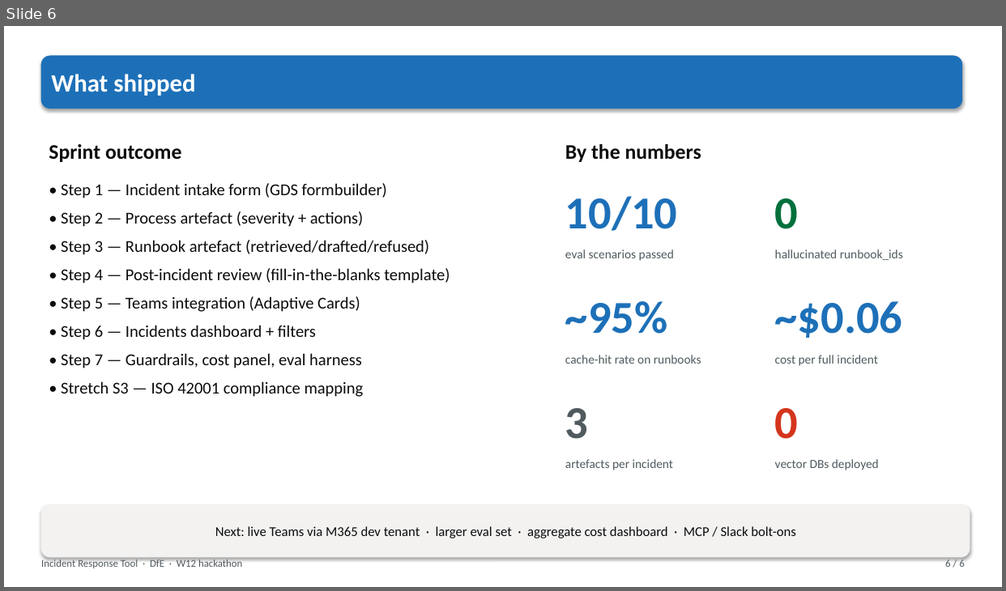
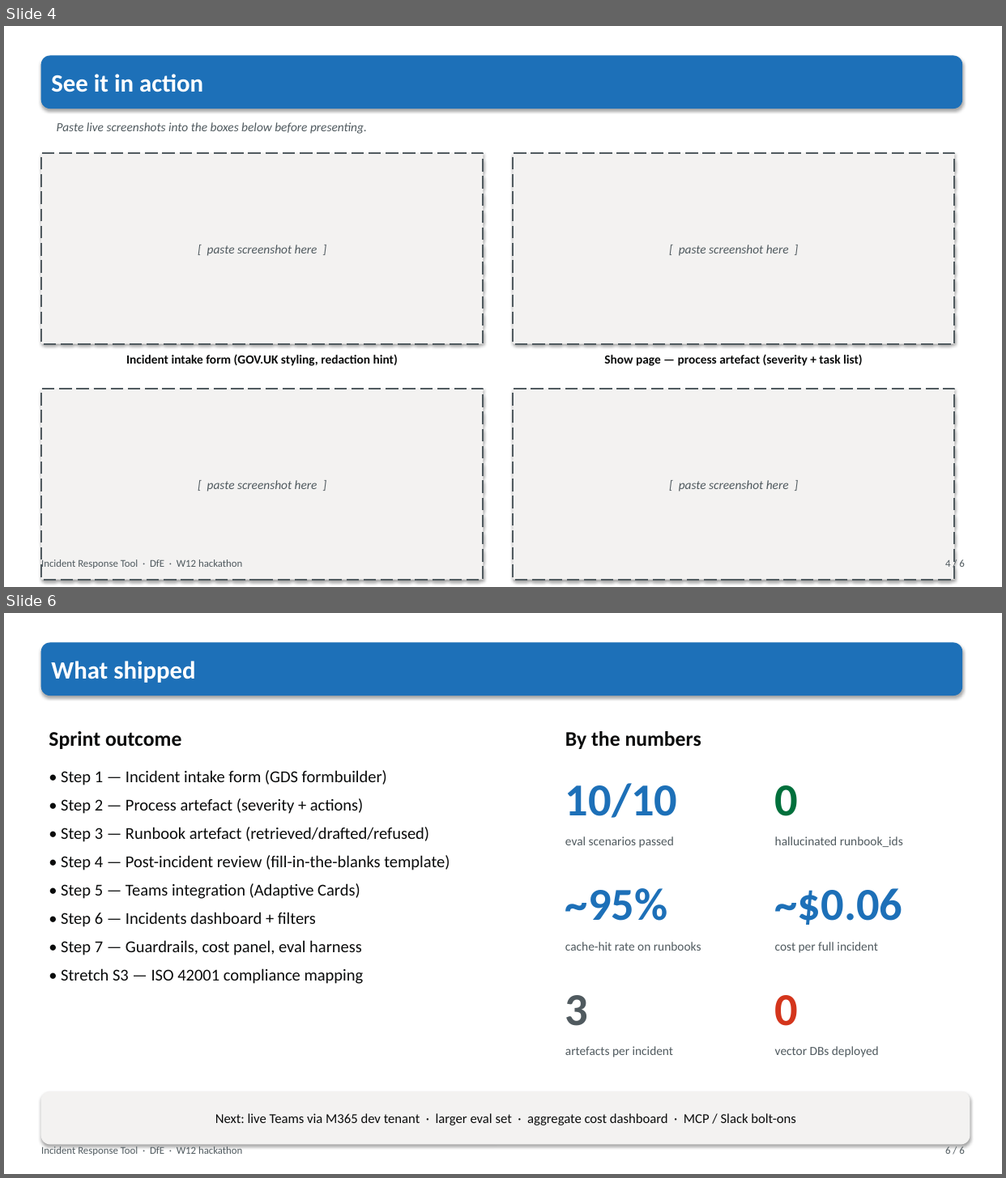
Before and after one commit to DFE-Digital/incident-response-tool, a slide deck: docs/incident-response-tool.pptx. Shown one above the other, each under a label of ours: slide 6 before the commit, slides 4 and 6 after it; the slides between them are not shown. The pictures are 1006x591 and 1006x1178 pixels, drawn with LibreOffice and Linux fonts; fonts in the diff are those of the drawing. Boxes give left, top, right and bottom in pixels: in the first picture for what was removed or moved away, otherwise in the second. Text is boxed around its words. In the diff, an @@ line names an element or a change of style, - is before the commit and + after.

Commit message:
Rework deck: intro, user journey, screenshots, next steps; drop cost + CAG slides
Restructured per user direction:

1. Title (kept, tagline changed to "Turning panic into a shape").
2. NEW — Introduction framed around poor incident management as a
   cause of friction and panic. Two-column: "the pattern we see"
   (five bullets naming the actual on-caller experience) and "the
   effect" (Panic / Friction / Repeat incidents). Callout at the
   bottom: this is a coordination problem AI can help with without
   replacing the humans fixing.
3. NEW — User journey expanded. Eight numbered steps in a 3×3 grid
   (with the 7th/8th spanning wider): report → get process → find
   runbook → fix → mark resolved → get retro draft. Plus the two
   cross-cutting ones (Teams thread post + telemetry/eval). Ends
   on the guiding principle "the tool helps. It does not decide,
   and it does not run commands."
4. NEW — "See it in action" — 2×2 grid of dashed-border placeholder
   boxes with captions naming the four screenshots to paste in
   before presenting (intake form, process artefact, runbook,
   review/Teams card).
5. NEW — "What we'd do next" as a full slide: two columns
   (Product / Trust and scale) each with 6-7 bullets covering
   live Teams via M365 dev tenant, MCP / Slack bolt-ons, streaming,
   larger eval + adversarial bucket, drift detection, cost
   dashboard, RAG migration at scale, ISO 42001 gap closure,
   background jobs.
6. What shipped (kept unchanged per user).

Dropped slides:
- Cost panel slide (Guardrails/Cost/Evidence) — content lives in
  the compliance doc.
- CAG vs RAG deep-dive — same, in compliance.md section 3.

Deck source still in docs/build_deck.py — regenerate with
`python3 docs/build_deck.py`.

```diff
--- a/docs/incident-response-tool.pptx
+++ b/docs/incident-response-tool.pptx
@@ slide 4 added at box(4, 26, 1002, 587), background #FFFFFF @@
@@ rounded rectangle added at box(41, 56, 962, 109), fill #1D70B8, outline #1D70B8 0.75 pt, 24 pt, text #FFFFFF, bold @@
+See it in action
@@ text added at box(57, 122, 367, 134), 12 pt, text #505A5F, italic @@
+Paste live screenshots into the boxes below before presenting.
@@ rectangle added at box(41, 153, 484, 344), fill #F3F2F1, outline #505A5F 1.5 pt dashed, 12 pt, text #505A5F, italic @@
+[ paste screenshot here ]
@@ rectangle added at box(513, 153, 955, 344), fill #F3F2F1, outline #505A5F 1.5 pt dashed, 12 pt, text #505A5F, italic @@
+[ paste screenshot here ]
@@ text added at box(126, 354, 398, 366), 12 pt, text #0B0C0C, bold @@
+Incident intake form (GOV.UK styling, redaction hint)
@@ text added at box(604, 354, 863, 366), 12 pt, text #0B0C0C, bold @@
+Show page — process artefact (severity + task list)
@@ rectangle added at box(41, 389, 484, 580), fill #F3F2F1, outline #505A5F 1.5 pt dashed, 12 pt, text #505A5F, italic @@
+[ paste screenshot here ]
@@ rectangle added at box(513, 389, 955, 580), fill #F3F2F1, outline #505A5F 1.5 pt dashed, 12 pt, text #505A5F, italic @@
+[ paste screenshot here ]
@@ text added at box(41, 559, 242, 571), 10 pt, text #505A5F @@
+Incident Response Tool · DfE · W12 hackathon
@@ text added at box(945, 560, 964, 567), 10 pt, text #505A5F @@
+4 / 6
```
Also in this commit, not shown: 1 slide changed, 3 other slides added, 4 slides removed, 1 other file.
